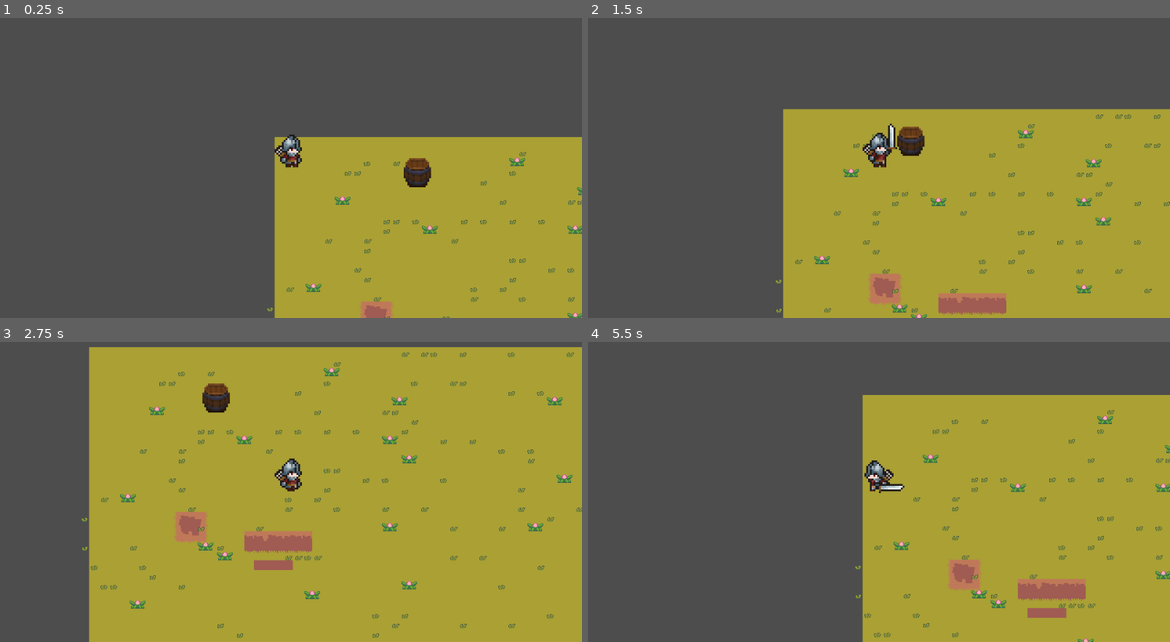
Above: before the commit, frames 1-4 (two rows, left to right).
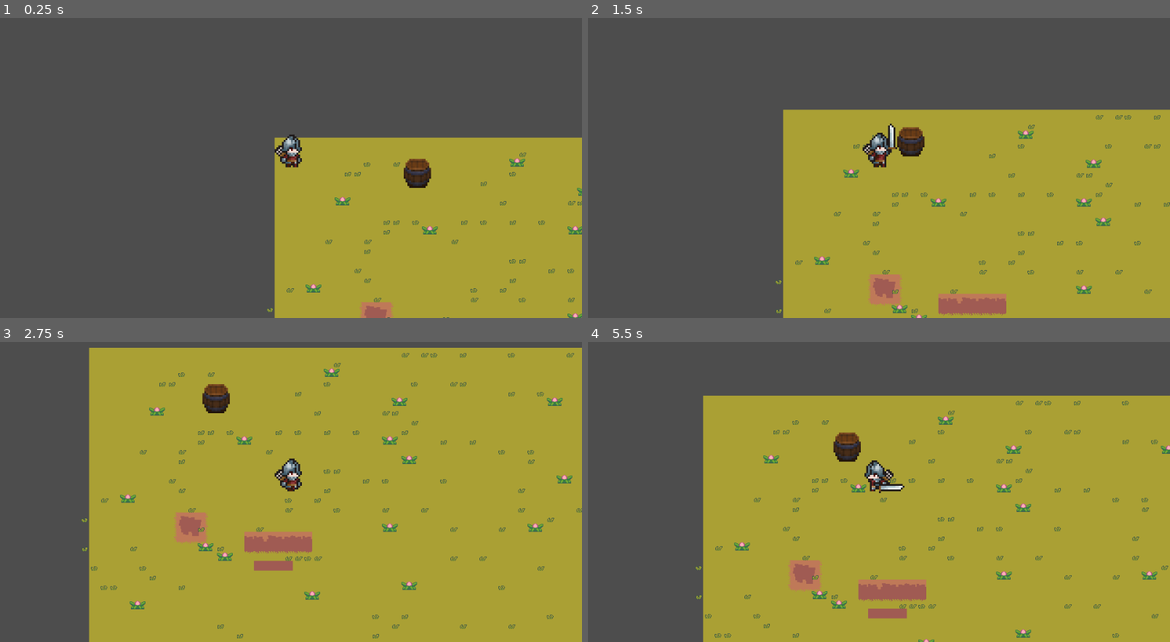
Above: after the commit, the same moments.

Repository: capt-jack00/GameOff2025
Game: Godot game, scene res://scenes/world.tscn
The game is run twice, just before and just after one commit, with the same random seed, the same clock (stepped at 60 frames per second) and the same inputs.
Inputs (mouse positions are in pixels of both pictures, inside the frame that each line leads up to):
- Up to frame 1 (0.25 s): no input
- Up to frame 2 (1.5 s): move the mouse to (1007, 138) at 0.52 s; hold D (move_right) 0.53-1.28 s; click (1007, 138) at 0.6 s; move the mouse to (762, 171) at 1.27 s; hold S (move_down) from 1.28 s (still down); click (762, 171) at 1.35 s
- Up to frame 3 (2.75 s): move the mouse to (349, 408) at 2.02 s; release S (move_down) at 2.03 s; hold D (move_right) from 2.03 s (still down); click (349, 408) at 2.1 s
- Up to frame 4 (5.5 s): move the mouse to (849, 543) at 2.77 s; release D (move_right) at 2.78 s; hold W (move_up) 2.78-3.53 s; click (849, 543) at 2.85 s; move the mouse to (1053, 528) at 3.52 s; hold A (move_left) 3.53-5.03 s; click (1053, 528) at 3.6 s; move the mouse to (704, 429) at 4.27 s; click (704, 429) at 4.35 s; move the mouse to (908, 480) at 5.02 s; hold S (move_down) from 5.03 s (still down); click (908, 480) at 5.1 s

The runs differ from the first frame. In frame 1, 0.8% of the frame differs, in the area x 45-100%, y 39-100%; in frame 2, 1.4%; in frame 3, 1.9%; in frame 4, 27%, in the area x 18-100%, y 17-100%.

Commit message:
Sword hitbox rotates around the mouse

Diff:
--- a/scenes/world.tscn
+++ b/scenes/world.tscn
@@ -316,13 +316,12 @@
 monitoring = false
 
 [node name="shape" type="CollisionShape2D" parent="Player/attack_hitbox"]
-scale = Vector2(4.4, 3.3)
+scale = Vector2(4, 3.3)
 shape = SubResource("RectangleShape2D_k0juu")
 debug_color = Color(1, 1, 1, 0.41960785)
 
 [node name="Camera2D" type="Camera2D" parent="Player"]
 
 [node name="Area2D" parent="." instance=ExtResource("2_4wyf3")]
-position = Vector2(0, 1)
 
 [connection signal="area_entered" from="Player/attack_hitbox" to="Player" method="_on_attack_hitbox_area_entered"]
--- a/scripts/player.gd
+++ b/scripts/player.gd
@@ -4,11 +4,25 @@
 @export var attack_damage := 10
 
 #TODO:
-
-func update_attack_hitbox(direction):		#updates sword hitbox based on player rotation
-	var offset = 16
-	$attack_hitbox.position.x = 0			#return to basic value so the hitbox doesn't go away
-	$attack_hitbox.position.x += offset * direction
+func rotate_sword_hitbox():
+	var mousePos = get_viewport().get_mouse_position()
+	var windowSize = get_viewport().get_visible_rect().size
+	var mousePosAroundCenterOfScreen = windowSize / 2 - mousePos
+	$attack_hitbox.rotation = PI / 2 - atan(mousePosAroundCenterOfScreen.x / mousePosAroundCenterOfScreen.y)
+	# equastion above works by calculating how far away from center of screen is mouse position and then
+	# doing reverse of trygonometric function(tan) to get angle at which should box be rotated
+	# '-' is here because it was rotating in wrong directionsd
+	# PI / 2 is here because it was displaced (PI / 2 is 90 degrees in radians) so it just got rotated right by
+	# 90 degrees
+	# when you use tan on angle you get ratio of square triangle legs. Here is exactly the same process but
+	# in reverse.
+	var offset = 0
+	if mousePosAroundCenterOfScreen.y > 0:	#set offset based on where the mouse is
+		offset = -25
+	else:
+		offset = 25
+	$attack_hitbox/shape.position.x = 0
+	$attack_hitbox/shape.position.x += offset
 
 func _physics_process(_delta):
 	var input_vector = Vector2.ZERO
@@ -17,7 +31,7 @@
 		input_vector.x += 1
 		$Sprite2D.flip_h = false
 
-	if Input.is_action_pressed("move_left"):	#A
+	if Input.is_action_pressed("move_left"):	#s
 		input_vector.x -= 1
 		$Sprite2D.flip_h = true
 
@@ -29,8 +43,7 @@
 
 
 	# --- ATTACK ---
-	if input_vector.x != 0.0:		#check for 0 is needed so later it doesn't multiply by 0
-		update_attack_hitbox(input_vector.x)	#updates sword hitbox based on player rotation
+	rotate_sword_hitbox()
 
 	if Input.is_action_just_pressed("left_mb"):
 		$attack_hitbox.monitoring = true
